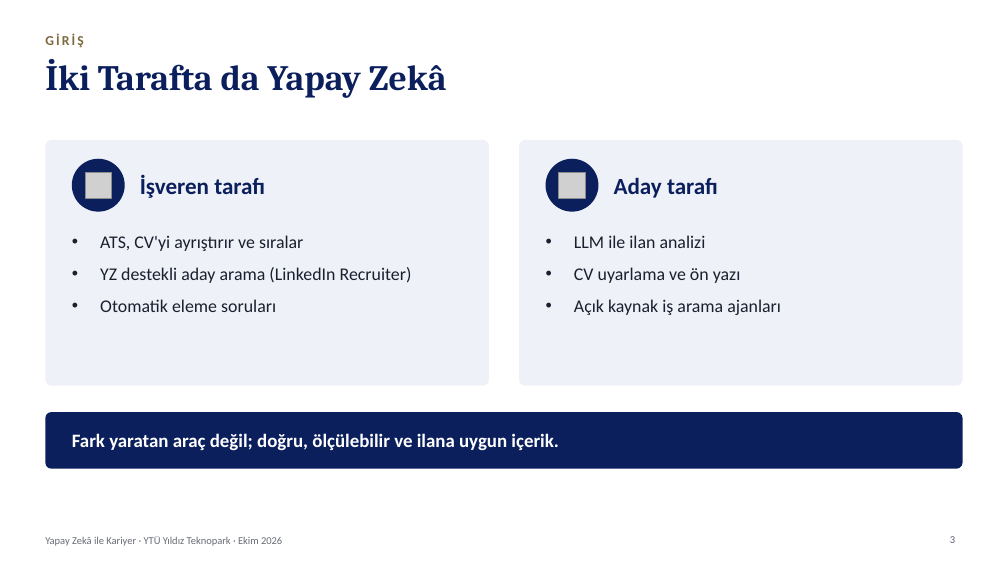
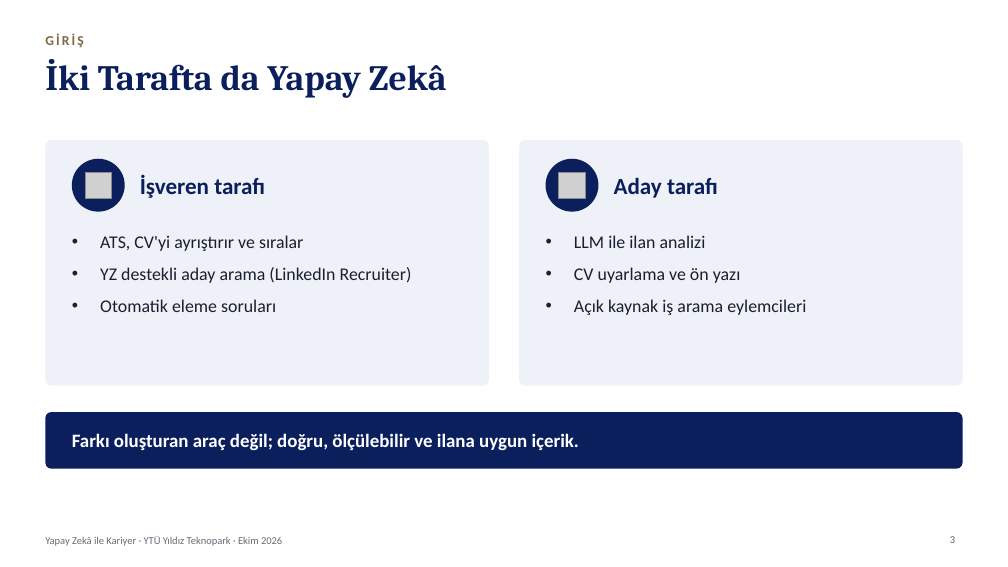
Before and after one commit to kaayra2000/kurslar, a slide deck: slide 3 of sunum/sunum.pptx. Drawn at 1008x567 pixels with LibreOffice and Linux fonts; fonts in the diff are those of the drawing; grey boxes stand for pictures; background and template pictures are left out. Boxes give left, top, right and bottom in pixels: in the first picture for what was removed or moved away, otherwise in the second. Text is boxed around its words. In the diff, an @@ line names an element or a change of style, - is before the commit and + after.

```diff
--- a/sunum/sunum.pptx
+++ b/sunum/sunum.pptx
@@ text at <box>574,299,806,315</box>: text changed @@
-• Açık kaynak iş arama ajanları
+• Açık kaynak iş arama eylemcileri
@@ text at <box>72,433,579,451</box>: text changed @@
-Fark yaratan araç değil; doğru, ölçülebilir ve ilana uygun içerik.
+Farkı oluşturan araç değil; doğru, ölçülebilir ve ilana uygun içerik.
```
Also in this commit, not shown: 12 other slides changed, 1 slide added, 1 slide removed, 4 other files.
